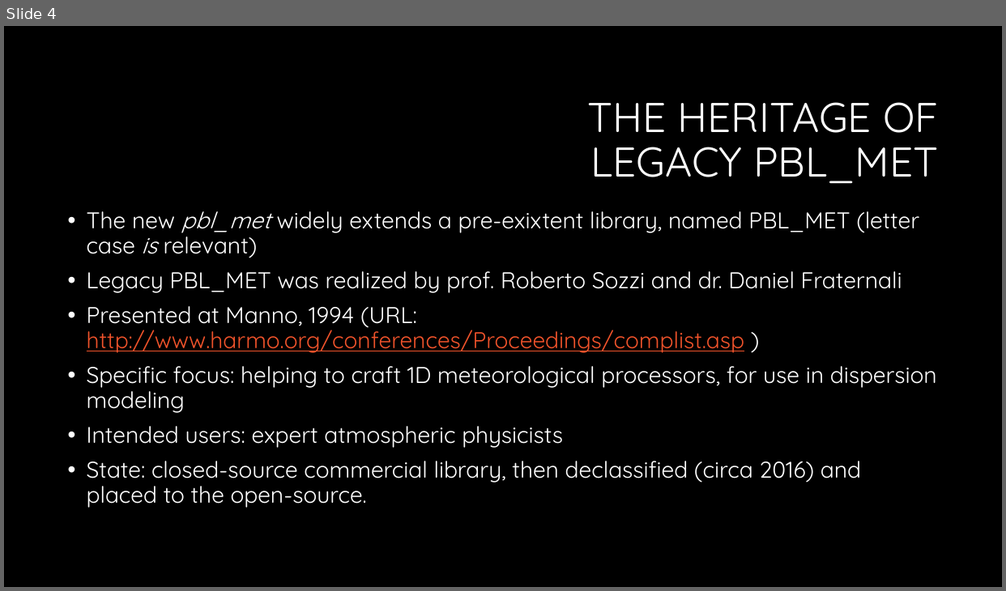
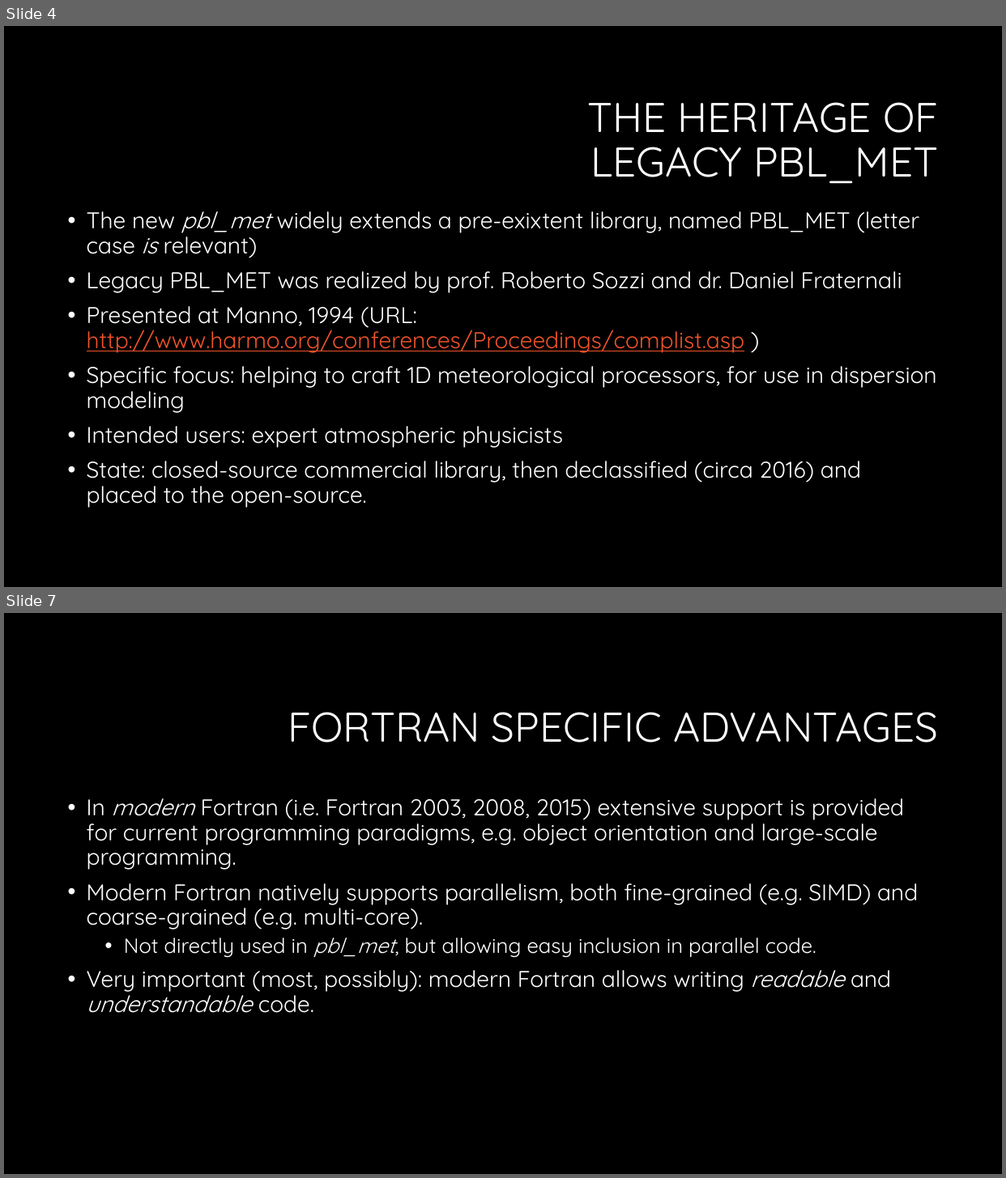
Before and after one commit to serv-terr/pbl_met, a slide deck: doc/pbl_met description.pptx. Shown one above the other, each under a label of ours: slide 4 before the commit, slides 4 and 7 after it; the slides between them are not shown. The pictures are 1006x591 and 1006x1178 pixels, drawn with LibreOffice and Linux fonts; fonts in the diff are those of the drawing; background and template pictures are left out. Boxes give left, top, right and bottom in pixels: in the first picture for what was removed or moved away, otherwise in the second. Text is boxed around its words. In the diff, an @@ line names an element or a change of style, - is before the commit and + after.

```diff
--- a/doc/pbl_met description.pptx
+++ b/doc/pbl_met description.pptx
@@ slide 7 added at [4,613,1002,1174], background #000000 @@
@@ title added at [288,712,938,743], 40 pt, text #FFFFFF @@
+FORTRAN SPECIFIC ADVANTAGES
@@ text added at [87,798,918,1013], 22 pt, text #FFFFFF @@
+• In modern Fortran (i.e. Fortran 2003, 2008, 2015) extensive support is provided for current programming paradigms, e.g. object orientation and large-scale programming.
+• Modern Fortran natively supports parallelism, both fine-grained (e.g. SIMD) and coarse-grained (e.g. multi-core).
+  • Not directly used in pbl_met, but allowing easy inclusion in parallel code.
+• Very important (most, possibly): modern Fortran allows writing readable and understandable code.
```
Also in this commit, not shown: 3 other slides added.
